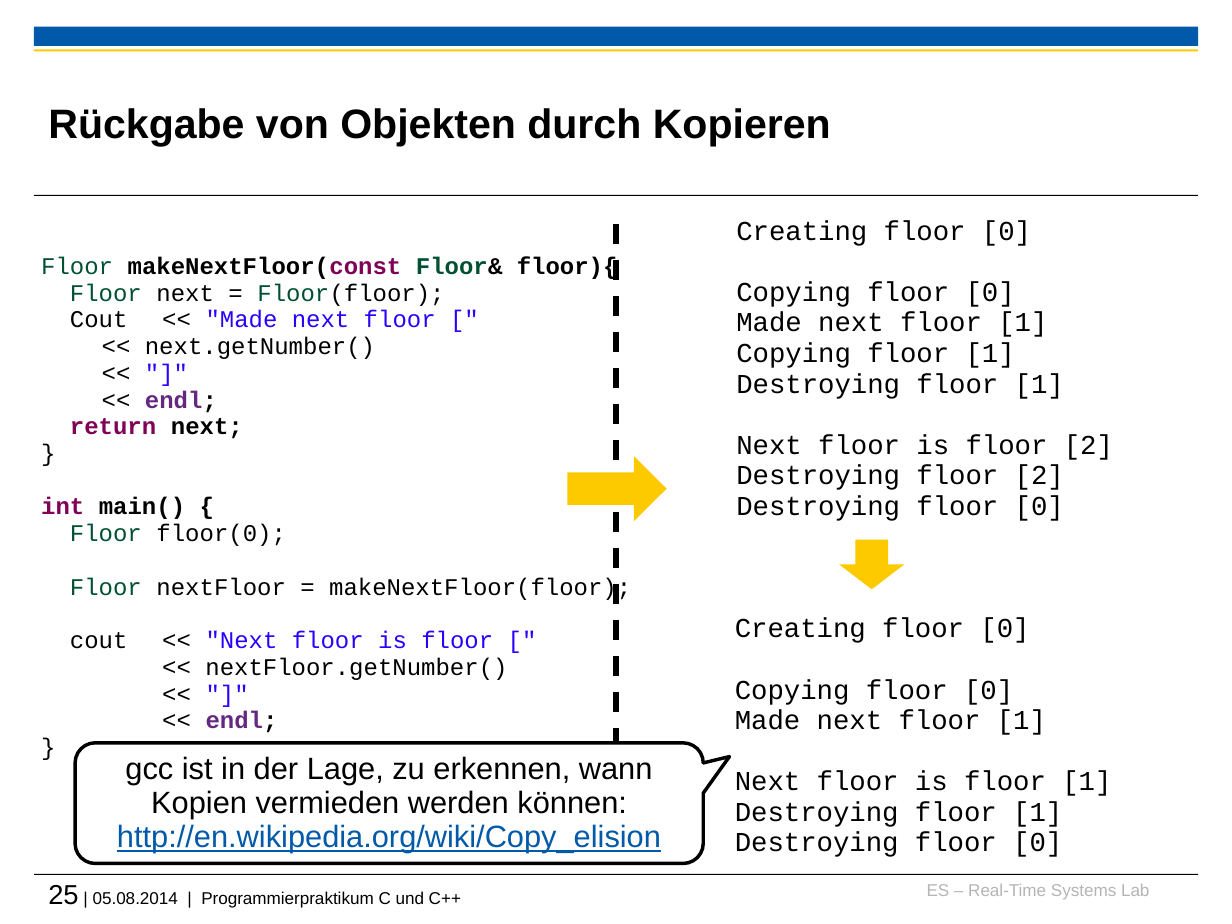
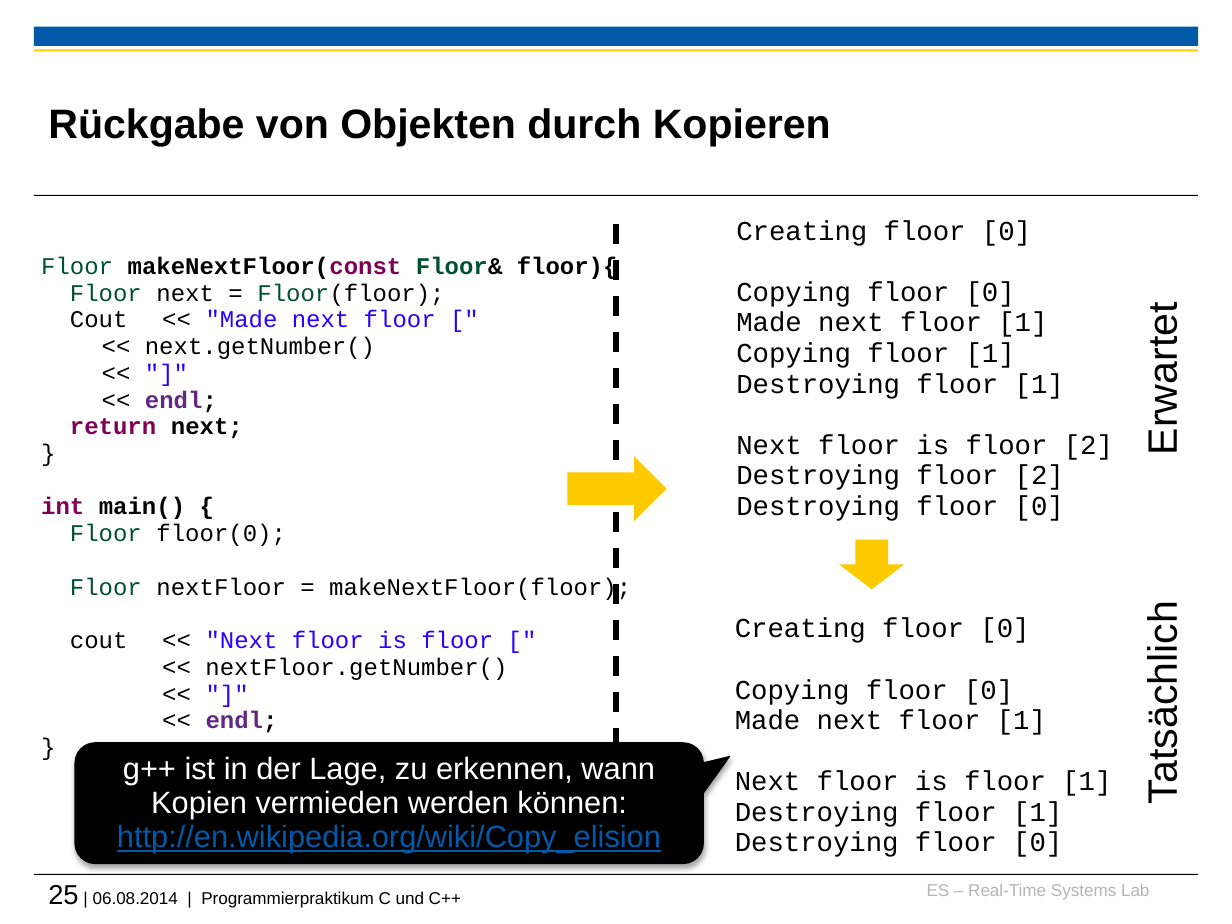
Before and after one commit to h82k/tud-cppp, a slide deck: slide 25 of Vorlesung/2 Speicherverwaltung.pptx. Drawn at 1232x924 pixels with LibreOffice and Linux fonts; fonts in the diff are those of the drawing; background and template pictures are left out. Boxes give left, top, right and bottom in pixels: in the first picture for what was removed or moved away, otherwise in the second. Text is boxed around its words. In the diff, an @@ line names an element or a change of style, - is before the commit and + after.

Commit message:
Improving slides
 - use speech bubbles with black background
 - replace yellow with grey in highlightings

```diff
--- a/Vorlesung/2 Speicherverwaltung.pptx
+++ b/Vorlesung/2 Speicherverwaltung.pptx
@@ text "Floor makeNextFloor(const Floor& floor){" rewrapped from (41, 256, 631, 733) to (41, 221, 1031, 439) @@
@@ text added at (1140, 317, 1186, 450), 24 pt, text #000000 @@
+Erwartet
@@ text added at (1140, 624, 1186, 798), 24 pt, text #000000 @@
+Tatsächlich
@@ rounded speech box "g++ ist in der Lage, ..." at (75, 743, 703, 864): fill #FFFFFF to #000000; outline #000000 2 pt to #000000 0.75 pt; shadow on @@
@@ text in rounded speech box at (117, 756, 661, 853): text changed; text colour #000000 to #FFFFFF @@
-gcc ist in der Lage, zu erkennen, wann Kopien vermieden werden können: http://en.wikipedia.org/wiki/Copy_elision
+g++ ist in der Lage, zu erkennen, wann Kopien vermieden werden können: http://en.wikipedia.org/wiki/Copy_elision
@@ text at (48, 885, 461, 908): text changed @@
-25 | 05.08.2014 | Programmierpraktikum C und C++
+25 | 06.08.2014 | Programmierpraktikum C und C++
```
Also in this commit, not shown: 22 other slides changed, 1 slide added, 4 other files.
